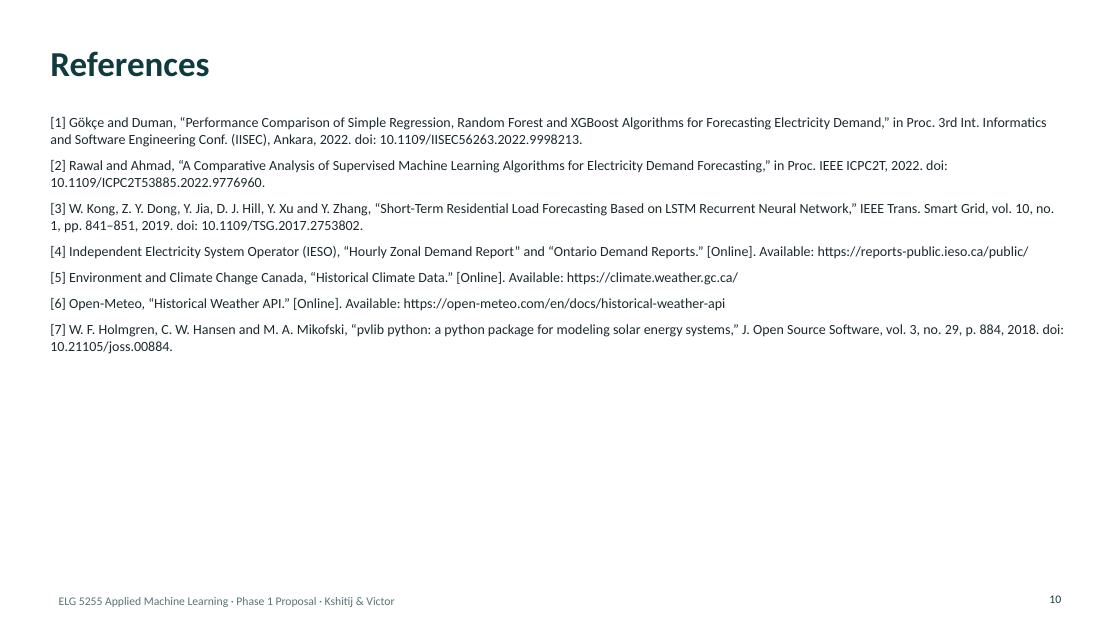
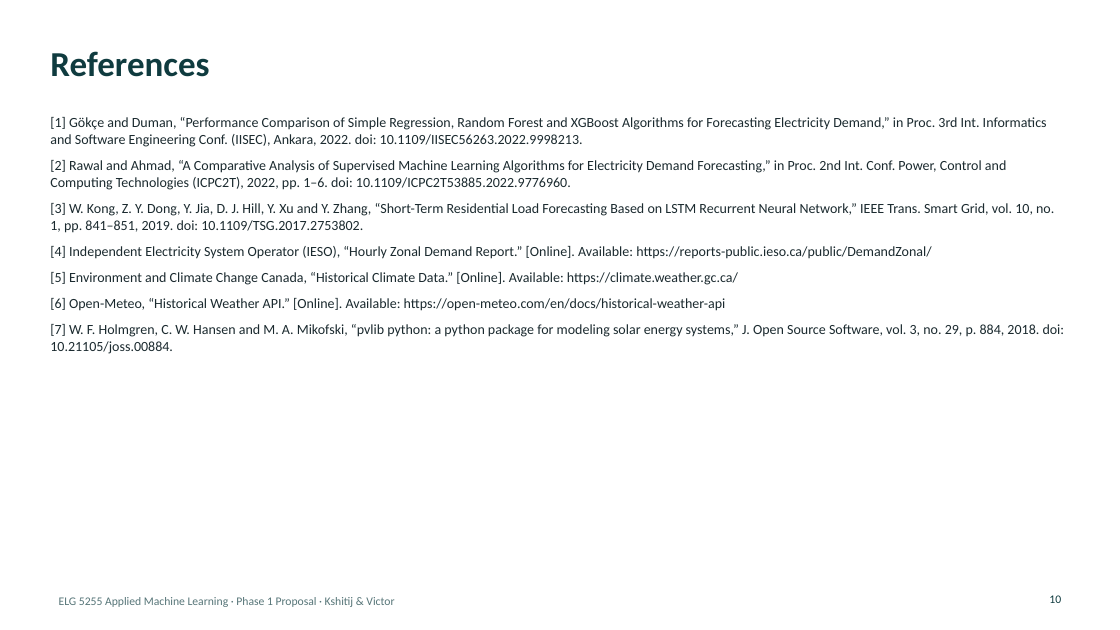
Before and after one commit to KshitijV97/smart-grid-analytics, a slide deck: slide 10 of presentation/ELG5255_Phase1_Ottawa_Load_Forecasting.pptx. Drawn at 1120x630 pixels with LibreOffice and Linux fonts; fonts in the diff are those of the drawing. Boxes give left, top, right and bottom in pixels: in the first picture for what was removed or moved away, otherwise in the second. Text is boxed around its words. In the diff, an @@ line names an element or a change of style, - is before the commit and + after.

```diff
--- a/presentation/ELG5255_Phase1_Ottawa_Load_Forecasting.pptx
+++ b/presentation/ELG5255_Phase1_Ottawa_Load_Forecasting.pptx
@@ text at [50,160,1006,190]: text changed @@
-[2] Rawal and Ahmad, “A Comparative Analysis of Supervised Machine Learning Algorithms for Electricity Demand Forecasting,” in Proc. IEEE ICPC2T, 2022. doi: 10.1109/ICPC2T53885.2022.9776960.
+[2] Rawal and Ahmad, “A Comparative Analysis of Supervised Machine Learning Algorithms for Electricity Demand Forecasting,” in Proc. 2nd Int. Conf. Power, Control and Computing Technologies (ICPC2T), 2022, pp. 1–6. doi: 10.1109/ICPC2T53885.2022.9776960.
@@ text at [50,246,931,259]: text changed @@
-[4] Independent Electricity System Operator (IESO), “Hourly Zonal Demand Report” and “Ontario Demand Reports.” [Online]. Available: https://reports-public.ieso.ca/public/
+[4] Independent Electricity System Operator (IESO), “Hourly Zonal Demand Report.” [Online]. Available: https://reports-public.ieso.ca/public/DemandZonal/
```
Also in this commit, not shown: 1 other slide changed, 2 other files.
